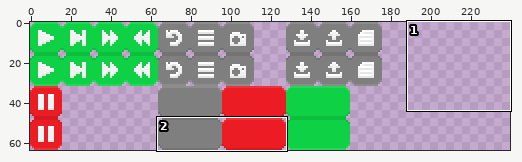
Sprite sheet: img/buttons.png. The picture above shows the old version from afar; the outline marks the close-up.
Close-up. First the earlier version:
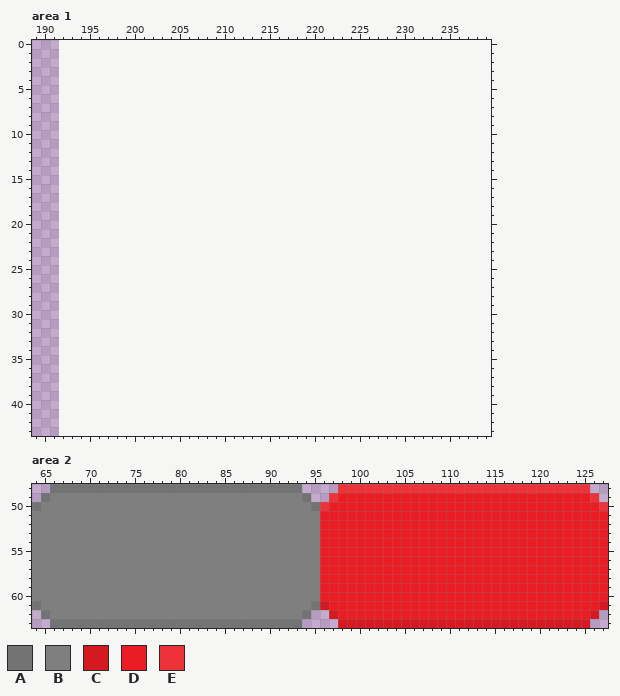
The file is 192x64 pixels. Shown: area 1: x 189..239, y 0..43; area 2: x 64..127, y 48..63. The old version is drawn lined up with the new one, on the new canvas.
Palette (. is transparent): A #737373  B #7f7f7f  C #d51920  D #ec1c24  E #ee3239
Pixels before, area 2, first column x 64:
48 ..AAAAAAAAAAAAAAAAAAAAAAAAAAAA....EEEEEEEEEEEEEEEEEEEEEEEEEEEE..
49 .ABBBBBBBBBBBBBBBBBBBBBBBBBBBBA..EDDDDDDDDDDDDDDDDDDDDDDDDDDDDE.
50 ABBBBBBBBBBBBBBBBBBBBBBBBBBBBBBAEDDDDDDDDDDDDDDDDDDDDDDDDDDDDDDE
51 BBBBBBBBBBBBBBBBBBBBBBBBBBBBBBBBDDDDDDDDDDDDDDDDDDDDDDDDDDDDDDDD
52 BBBBBBBBBBBBBBBBBBBBBBBBBBBBBBBBDDDDDDDDDDDDDDDDDDDDDDDDDDDDDDDD
53 BBBBBBBBBBBBBBBBBBBBBBBBBBBBBBBBDDDDDDDDDDDDDDDDDDDDDDDDDDDDDDDD
54 BBBBBBBBBBBBBBBBBBBBBBBBBBBBBBBBDDDDDDDDDDDDDDDDDDDDDDDDDDDDDDDD
55 BBBBBBBBBBBBBBBBBBBBBBBBBBBBBBBBDDDDDDDDDDDDDDDDDDDDDDDDDDDDDDDD
56 BBBBBBBBBBBBBBBBBBBBBBBBBBBBBBBBDDDDDDDDDDDDDDDDDDDDDDDDDDDDDDDD
57 BBBBBBBBBBBBBBBBBBBBBBBBBBBBBBBBDDDDDDDDDDDDDDDDDDDDDDDDDDDDDDDD
58 BBBBBBBBBBBBBBBBBBBBBBBBBBBBBBBBDDDDDDDDDDDDDDDDDDDDDDDDDDDDDDDD
59 BBBBBBBBBBBBBBBBBBBBBBBBBBBBBBBBDDDDDDDDDDDDDDDDDDDDDDDDDDDDDDDD
60 BBBBBBBBBBBBBBBBBBBBBBBBBBBBBBBBDDDDDDDDDDDDDDDDDDDDDDDDDDDDDDDD
61 ABBBBBBBBBBBBBBBBBBBBBBBBBBBBBBACDDDDDDDDDDDDDDDDDDDDDDDDDDDDDDC
62 .ABBBBBBBBBBBBBBBBBBBBBBBBBBBBA..CDDDDDDDDDDDDDDDDDDDDDDDDDDDDC.
63 ..AAAAAAAAAAAAAAAAAAAAAAAAAAAA....CCCCCCCCCCCCCCCCCCCCCCCCCCCC..
The same view after the edit:
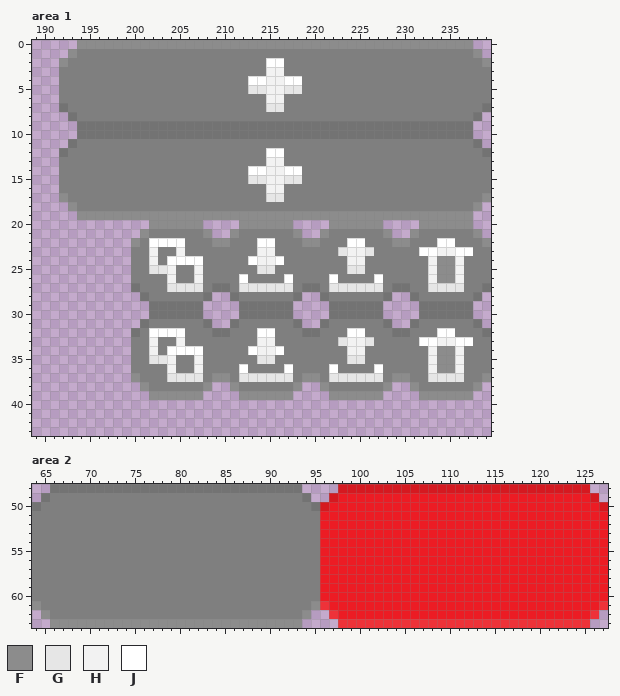
Colours new in this view: F #8c8c8c  G #e6e6e6  H #f2f2f2  J #ffffff
The edit:
canvas 192x64 -> 240x64
Changed rows in their new state; - is an unchanged pixel.
Area 1:
first column x 192:
 0 --FFFFFFFFFFFFFFFFFFFFFFFFFFFFFFFFFFFFFFFFFFFF--
 1 -FBBBBBBBBBBBBBBBBBBBBBBBBBBBBBBBBBBBBBBBBBBBBF-
 2 FBBBBBBBBBBBBBBBBBBBBBBJJBBBBBBBBBBBBBBBBBBBBBBF
 3 BBBBBBBBBBBBBBBBBBBBBBBHHBBBBBBBBBBBBBBBBBBBBBBB
 4 BBBBBBBBBBBBBBBBBBBBBJJHHJJBBBBBBBBBBBBBBBBBBBBB
 5 BBBBBBBBBBBBBBBBBBBBBGGHHGGBBBBBBBBBBBBBBBBBBBBB
 6 BBBBBBBBBBBBBBBBBBBBBBBHHBBBBBBBBBBBBBBBBBBBBBBB
 7 ABBBBBBBBBBBBBBBBBBBBBBGGBBBBBBBBBBBBBBBBBBBBBBA
 8 -ABBBBBBBBBBBBBBBBBBBBBBBBBBBBBBBBBBBBBBBBBBBBA-
 9 --AAAAAAAAAAAAAAAAAAAAAAAAAAAAAAAAAAAAAAAAAAAA--
10 --AAAAAAAAAAAAAAAAAAAAAAAAAAAAAAAAAAAAAAAAAAAA--
11 -ABBBBBBBBBBBBBBBBBBBBBBBBBBBBBBBBBBBBBBBBBBBBA-
12 ABBBBBBBBBBBBBBBBBBBBBBJJBBBBBBBBBBBBBBBBBBBBBBA
13 BBBBBBBBBBBBBBBBBBBBBBBHHBBBBBBBBBBBBBBBBBBBBBBB
14 BBBBBBBBBBBBBBBBBBBBBJJHHJJBBBBBBBBBBBBBBBBBBBBB
15 BBBBBBBBBBBBBBBBBBBBBGGHHGGBBBBBBBBBBBBBBBBBBBBB
16 BBBBBBBBBBBBBBBBBBBBBBBHHBBBBBBBBBBBBBBBBBBBBBBB
17 FBBBBBBBBBBBBBBBBBBBBBBGGBBBBBBBBBBBBBBBBBBBBBBF
18 -FBBBBBBBBBBBBBBBBBBBBBBBBBBBBBBBBBBBBBBBBBBBBF-
19 --FFFFFFFFFFFFFFFFFFFFFFFFFFFFFFFFFFFFFFFFFFFF--
20 ----------FFFFFF----FFFFFF----FFFFFF----FFFFFF--
21 ---------FBBBBBBF--FBBBBBBF--FBBBBBBF--FBBBBBBF-
22 --------FBJJJJBBBFFBBBJJBBBFFBBBJJBBBFFBBBJJBBBF
23 --------BBHBBHBBBBBBBBHHBBBBBBBGHHGBBBBBJJHHJJBB
24 --------BBHBJJJJBBBBBJHHJBBBBBBBHHBBBBBBBHFFHBBB
25 --------BBGGHBBHBBBBBBGGBBBBBBBBGGBBBBBBBHFFHBBB
26 --------BBBBHBBHBBBBJBBBBJBBBBJBBBBJBBBBBHFFHBBB
27 --------ABBBGGGGBAABGGGGGGBAABGGGGGGBAABBGGGGBBA
28 ---------ABBBBBBA--ABBBBBBA--ABBBBBBA--ABBBBBBA-
29 ----------AAAAAA----AAAAAA----AAAAAA----AAAAAA--
30 ----------AAAAAA----AAAAAA----AAAAAA----AAAAAA--
31 ---------ABBBBBBA--ABBBBBBA--ABBBBBBA--ABBBBBBA-
32 --------ABJJJJBBBAABBBJJBBBAABBBJJBBBAABBBJJBBBA
33 --------BBHBBHBBBBBBBBHHBBBBBBBGHHGBBBBBJJHHJJBB
34 --------BBHBJJJJBBBBBJHHJBBBBBBBHHBBBBBBBHFFHBBB
35 --------BBGGHBBHBBBBBBGGBBBBBBBBGGBBBBBBBHFFHBBB
36 --------BBBBHBBHBBBBJBBBBJBBBBJBBBBJBBBBBHFFHBBB
37 --------FBBBGGGGBFFBGGGGGGBFFBGGGGGGBFFBBGGGGBBF
38 ---------FBBBBBBF--FBBBBBBF--FBBBBBBF--FBBBBBBF-
39 ----------FFFFFF----FFFFFF----FFFFFF----FFFFFF--
Area 2:
first column x 96:
48 --CCCCCCCCCCCCCCCCCCCCCCCCCCCC--
49 -C----------------------------C-
50 C------------------------------C
first column x 64:
61 F------------------------------FE------------------------------E
62 -F----------------------------F--E----------------------------E-
63 --FFFFFFFFFFFFFFFFFFFFFFFFFFFF----EEEEEEEEEEEEEEEEEEEEEEEEEEEE--
